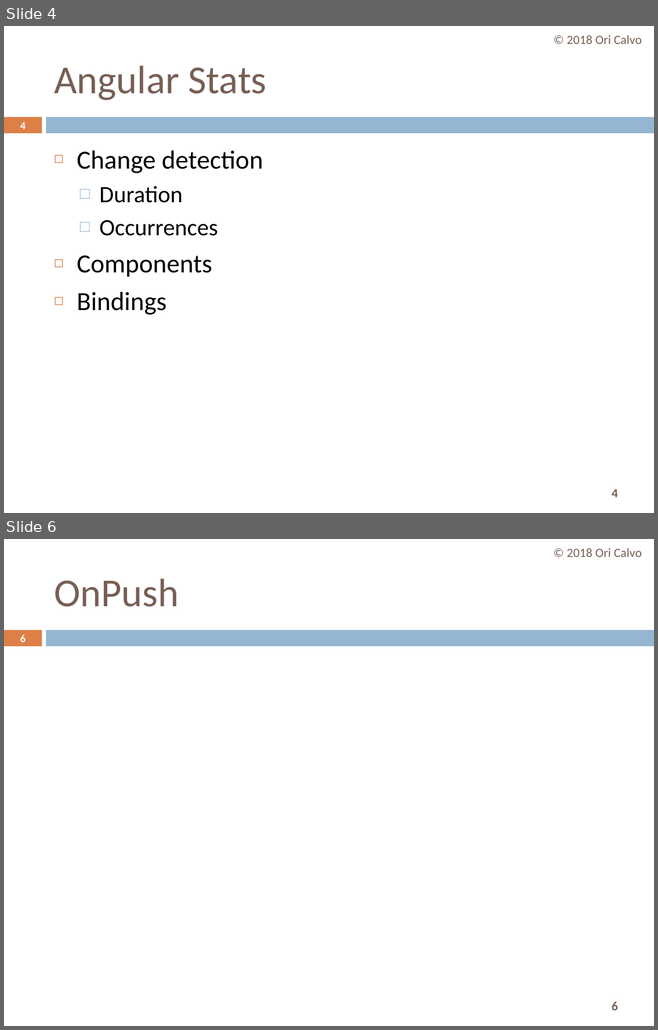
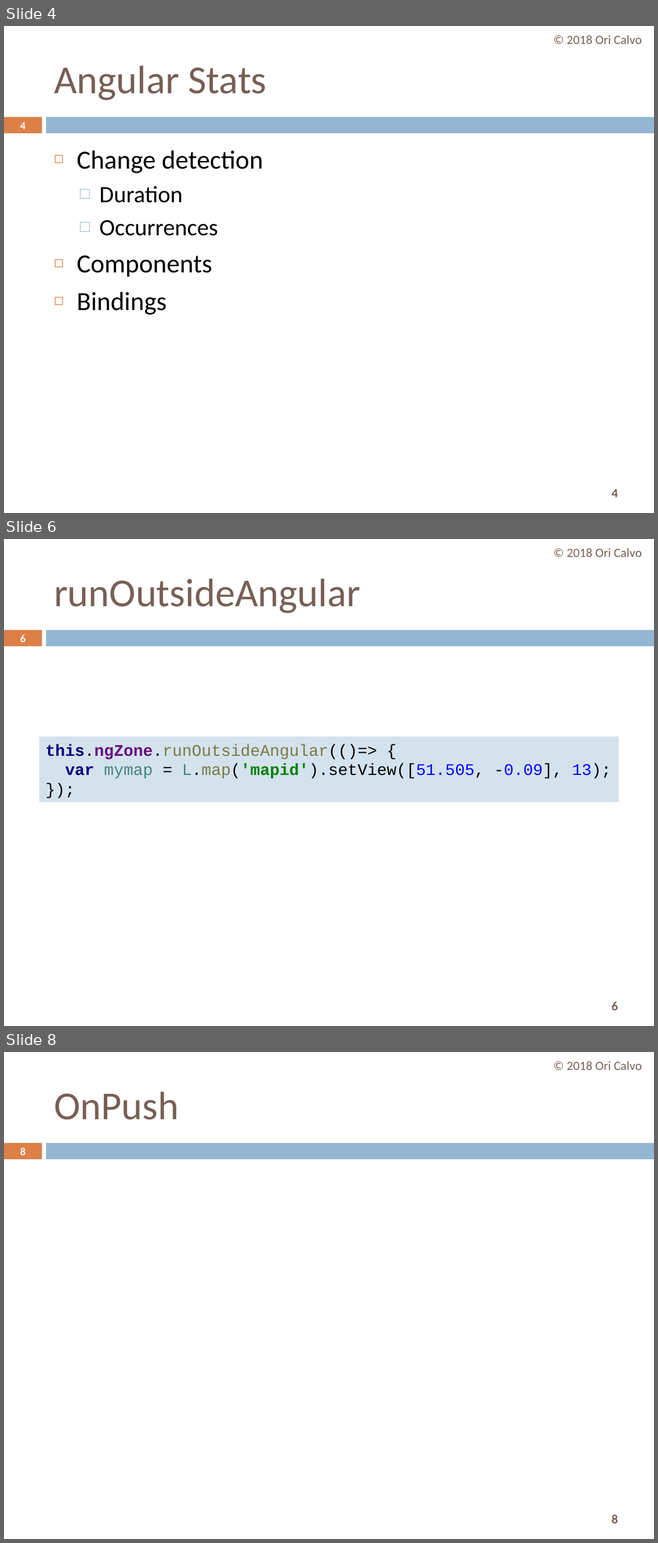
Before and after one commit to oricalvo/meetup-optimizing-angular, a slide deck: Optimizing Angular.pptx. Shown one above the other, each under a label of ours: slides 4 and 6 before the commit, slides 4, 6 and 8 after it; the slides between them are not shown. The pictures are 658x1030 and 658x1543 pixels, drawn with LibreOffice and Linux fonts; fonts in the diff are those of the drawing; background and template pictures are left out. Boxes give left, top, right and bottom in pixels: in the first picture for what was removed or moved away, otherwise in the second. Text is boxed around its words. In the diff, an @@ line names an element or a change of style, - is before the commit and + after.

```diff
--- a/Optimizing Angular.pptx
+++ b/Optimizing Angular.pptx
@@ slide 6 added at (4, 539, 654, 1026), background #FFFFFF; not listed: 3 template elements that a slide beside it also shows @@
@@ text added at (567, 548, 641, 557), 14 pt, text #775F55 @@
+© 2018 Ori Calvo
@@ title added at (54, 578, 360, 613), 44 pt, text #775F55 @@
+runOutsideAngular
@@ page number added at (20, 635, 25, 642), 11.9 pt, text #FFFFFF, bold @@
+6
@@ rectangle added at (39, 736, 619, 802), fill #D4E2ED, 18 pt, text #000000 @@
+this.ngZone.runOutsideAngular(()=> {
+var mymap = L.map('mapid').setView([51.505, -0.09], 13);
+});
@@ what was slide 6 is now slide 8 @@
@@ page number at (20, 1148, 25, 1155): text changed @@
-6
+8
@@ page number at (611, 1515, 618, 1524): text changed @@
-6
+8
```
Also in this commit, not shown: 2 slides changed, 1 other slide added, 46 other files.
